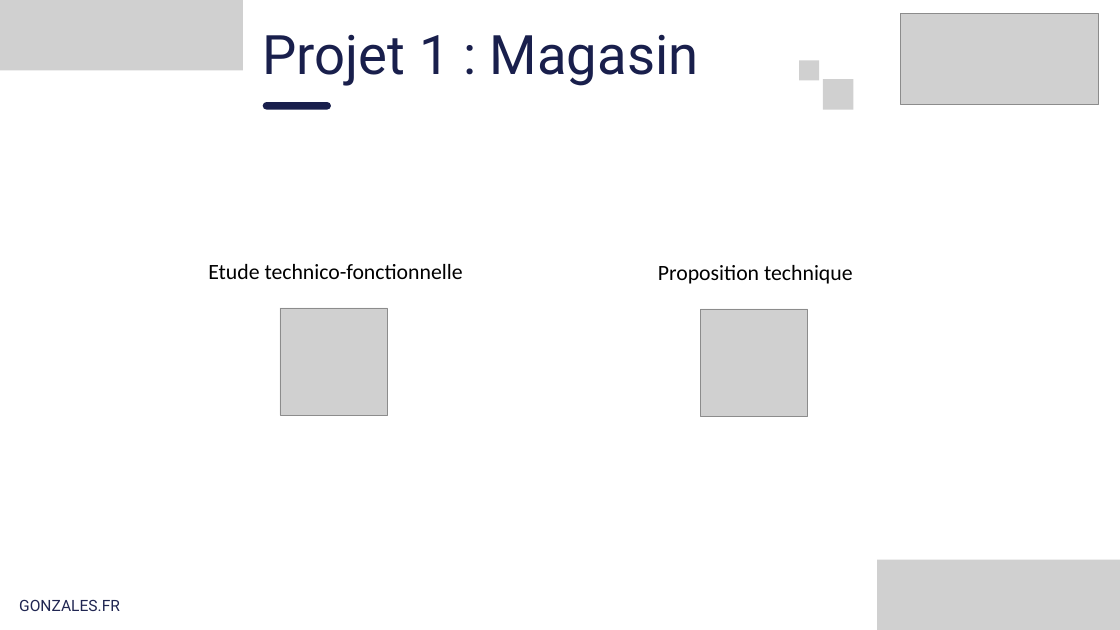
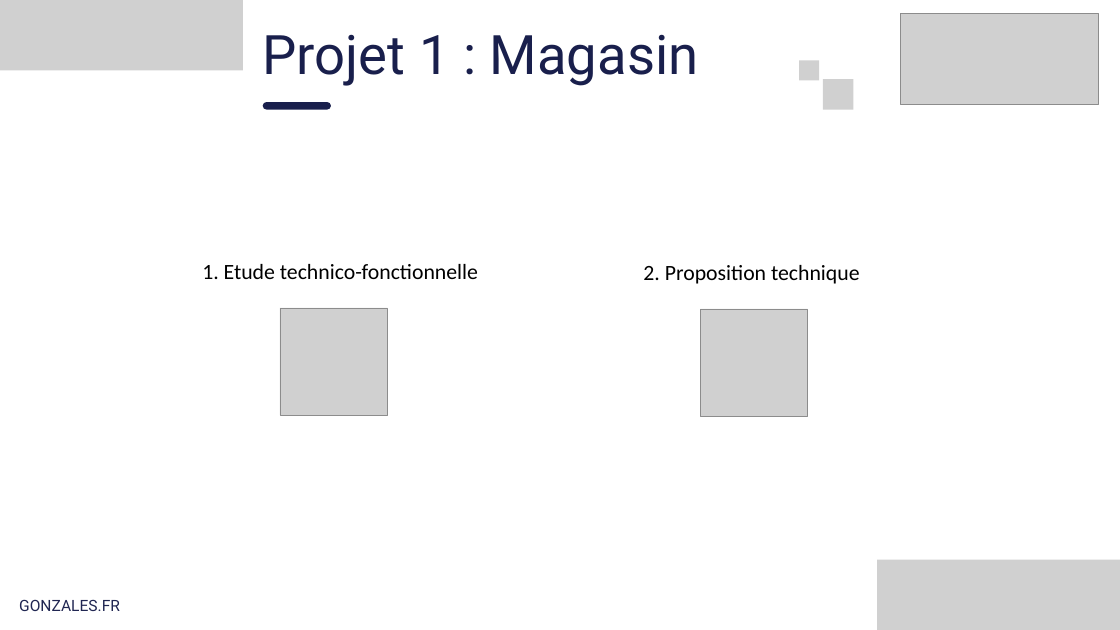
Before and after one commit to Juju-sail/IRI, a slide deck: slide 13 of _Docs/Presentation_CQP.pptx (slide 12 before the commit). Drawn at 1120x630 pixels with LibreOffice and Linux fonts; fonts in the diff are those of the drawing; grey boxes stand for pictures. Boxes give left, top, right and bottom in pixels: in the first picture for what was removed or moved away, otherwise in the second. Text is boxed around its words. In the diff, an @@ line names an element or a change of style, - is before the commit and + after.

```diff
--- a/_Docs/Presentation_CQP.pptx
+++ b/_Docs/Presentation_CQP.pptx
@@ text at box(202, 264, 478, 279): text changed @@
-Etude technico-fonctionnelle
+1. Etude technico-fonctionnelle
@@ text at box(643, 265, 860, 284): text changed @@
-Proposition technique
+2. Proposition technique
```
Also in this commit, not shown: 7 other slides changed, 6 slides added, 3 other files.
